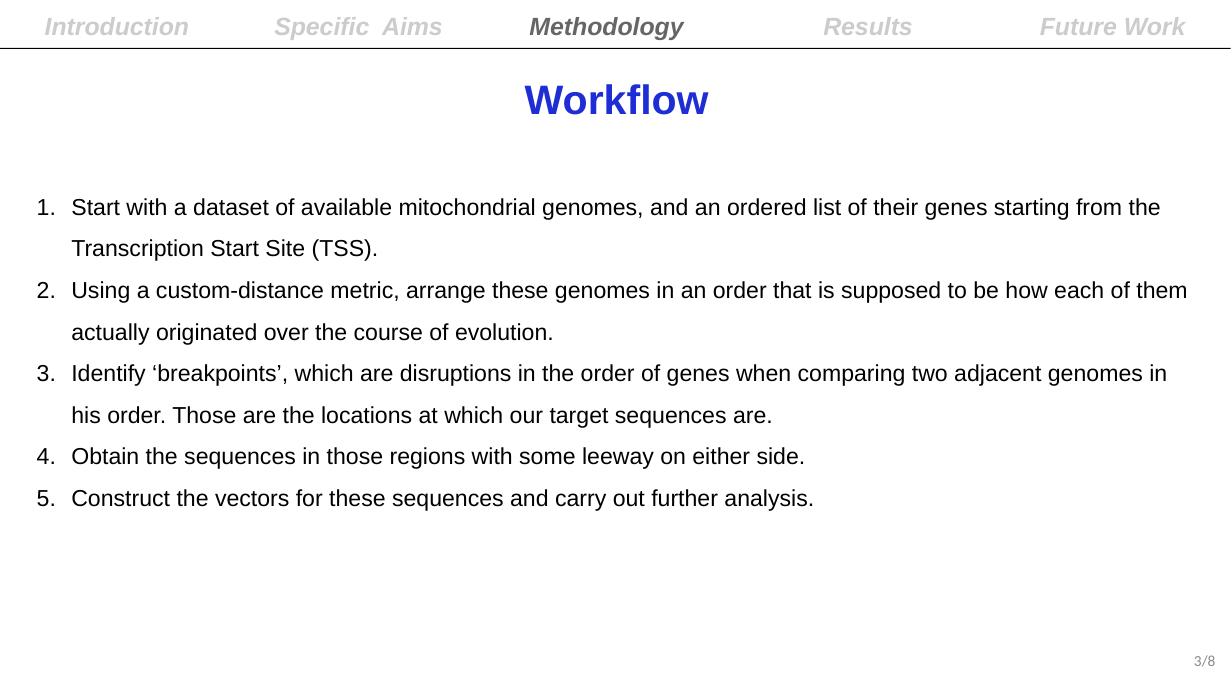
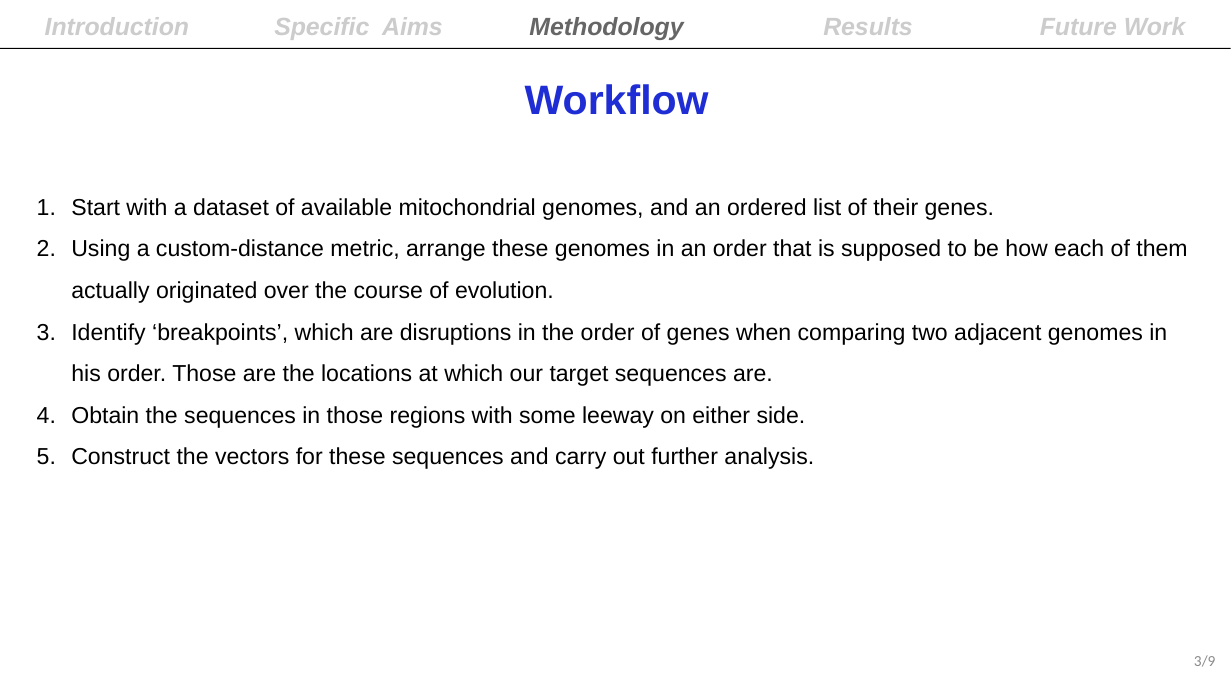
Before and after one commit to lokesh-venkatesh/mitogenome_evolution, a slide deck: slide 3 of summary/Final_Lab_Presentation_19th_March.pptx. Drawn at 1232x693 pixels with LibreOffice and Linux fonts; fonts in the diff are those of the drawing. Boxes give left, top, right and bottom in pixels: in the first picture for what was removed or moved away, otherwise in the second. Text is boxed around its words. In the diff, an @@ line names an element or a change of style, - is before the commit and + after.

```diff
--- a/summary/Final_Lab_Presentation_19th_March.pptx
+++ b/summary/Final_Lab_Presentation_19th_March.pptx
@@ text at (x1=71, y1=198, x2=994, y2=220): text changed @@
-1. Start with a dataset of available mitochondrial genomes, and an ordered list of their genes starting from the Transcription Start Site (TSS).
+1. Start with a dataset of available mitochondrial genomes, and an ordered list of their genes.
@@ page number at (x1=1194, y1=655, x2=1216, y2=667): text changed @@
-3/8
+3/9
```
Also in this commit, not shown: 5 other slides changed, 1 slide added, 45 other files.
